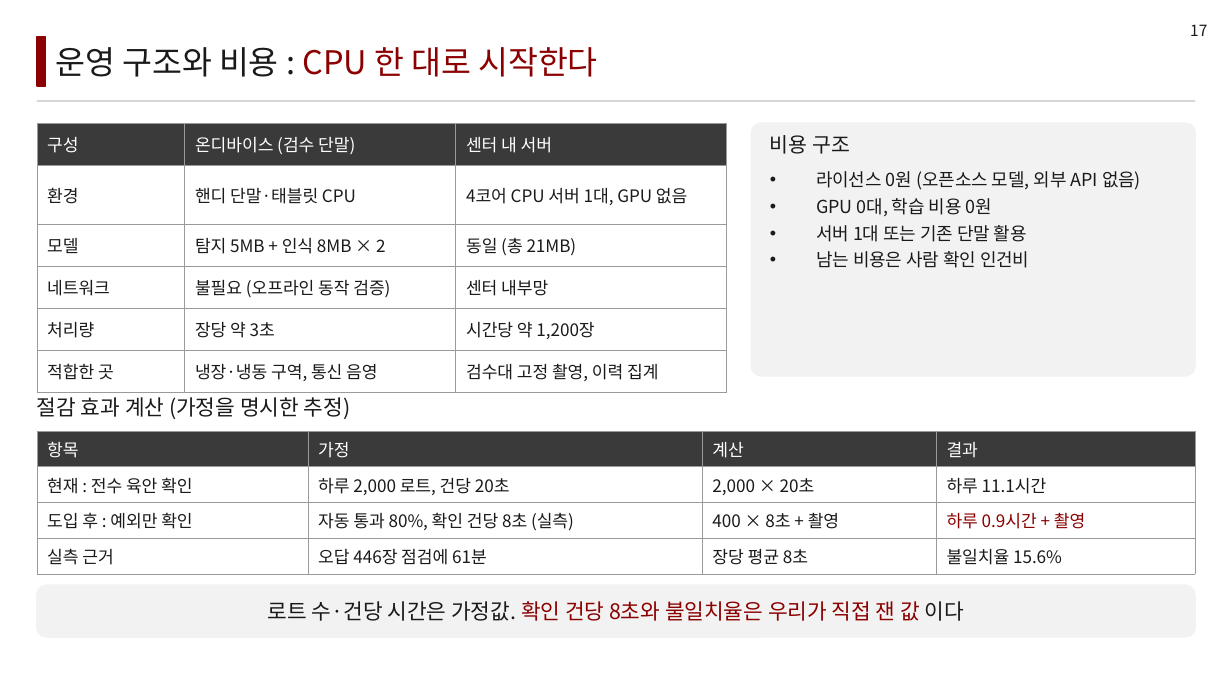
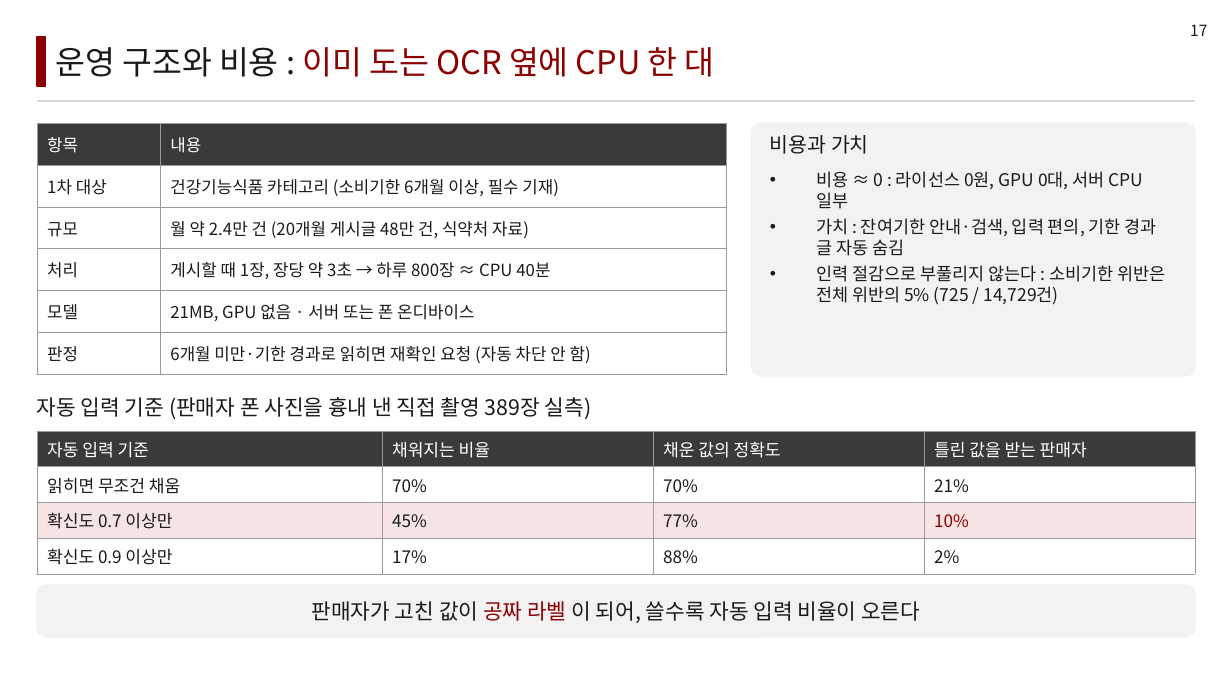
Before and after one commit to LEEbyeongchul/itda3-CODE-subway, a slide deck: slide 17 of 발표/[CODE]_서브웨이_본선발표.pptx. Drawn at 1232x693 pixels with LibreOffice and Linux fonts; fonts in the diff are those of the drawing. Boxes give left, top, right and bottom in pixels: in the first picture for what was removed or moved away, otherwise in the second. Text is boxed around its words. In the diff, an @@ line names an element or a change of style, - is before the commit and + after.

```diff
--- a/발표/[CODE]_서브웨이_본선발표.pptx
+++ b/발표/[CODE]_서브웨이_본선발표.pptx
@@ text at [55,47,715,77]: text changed @@
-운영 구조와 비용 : CPU 한 대로 시작한다
+운영 구조와 비용 : 이미 도는 OCR 옆에 CPU 한 대
@@ table at [37,123,727,375] @@
-column 1: 구성 | 환경 | 모델 | 네트워크 | 처리량 | 적합한 곳
-column 2: 온디바이스 (검수 단말) | 핸디 단말·태블릿 CPU | 탐지 5MB + 인식 8MB × 2 | 불필요 (오프라인 동작 검증) | 장당 약 3초 | 냉장·냉동 구역, 통신 음영
-column 3: 센터 내 서버 | 4코어 CPU 서버 1대, GPU 없음 | 동일 (총 21MB) | 센터 내부망 | 시간당 약 1,200장 | 검수대 고정 촬영, 이력 집계
+column 1: 항목 | 1차 대상 | 규모 | 처리 | 모델 | 판정
+column 2: 내용 | 건강기능식품 카테고리 (소비기한 6개월 이상, 필수 기재) | 월 약 2.4만 건 (20개월 게시글 48만 건, 식약처 자료) | 게시할 때 1장, 장당 약 3초 → 하루 800장 ≈ CPU 40분 | 21MB, GPU 없음 · 서버 또는 폰 온디바이스 | 6개월 미만·기한 경과로 읽히면 재확인 요청 (자동 차단 안 함)
@@ text at [770,135,869,154]: text changed @@
-비용 구조
+비용과 가치
@@ text at [816,171,1165,305]: text changed; size 10.5 to 10.2 pt @@
-• 라이선스 0원 (오픈소스 모델, 외부 API 없음)
-• GPU 0대, 학습 비용 0원
-• 서버 1대 또는 기존 단말 활용
-• 남는 비용은 사람 확인 인건비
+• 비용 ≈ 0 : 라이선스 0원, GPU 0대, 서버 CPU 일부
+• 가치 : 잔여기한 안내·검색, 입력 편의, 기한 경과 글 자동 숨김
+• 인력 절감으로 부풀리지 않는다 : 소비기한 위반은 전체 위반의 5% (725 / 14,729건)
@@ text at [37,397,592,419]: text changed @@
-절감 효과 계산 (가정을 명시한 추정)
+자동 입력 기준 (판매자 폰 사진을 흉내 낸 직접 촬영 389장 실측)
@@ table at [37,431,1195,574] @@
-row 1: 항목 | 가정 | 계산 | 결과
+row 1: 자동 입력 기준 | 채워지는 비율 | 채운 값의 정확도 | 틀린 값을 받는 판매자
-row 2: 현재 : 전수 육안 확인 | 하루 2,000 로트, 건당 20초 | 2,000 × 20초 | 하루 11.1시간
+row 2: 읽히면 무조건 채움 | 70% | 70% | 21%
-row 3: 도입 후 : 예외만 확인 | 자동 통과 80%, 확인 건당 8초 (실측) | 400 × 8초 + 촬영 | 하루 0.9시간 + 촬영
+row 3: 확신도 0.7 이상만 | 45% | 77% | 10%
-row 4: 실측 근거 | 오답 446장 점검에 61분 | 장당 평균 8초 | 불일치율 15.6%
+row 4: 확신도 0.9 이상만 | 17% | 88% | 2%
@@ fill #FFFFFF to #F6E3E3 in row 3 @@
@@ text at [312,601,920,623]: text changed; text colour #8B0000 to #1A1A1A @@
-로트 수·건당 시간은 가정값. 확인 건당 8초와 불일치율은 우리가 직접 잰 값 이다
+판매자가 고친 값이 공짜 라벨 이 되어, 쓸수록 자동 입력 비율이 오른다
```
Also in this commit, not shown: 7 other slides changed, 5 other files.
